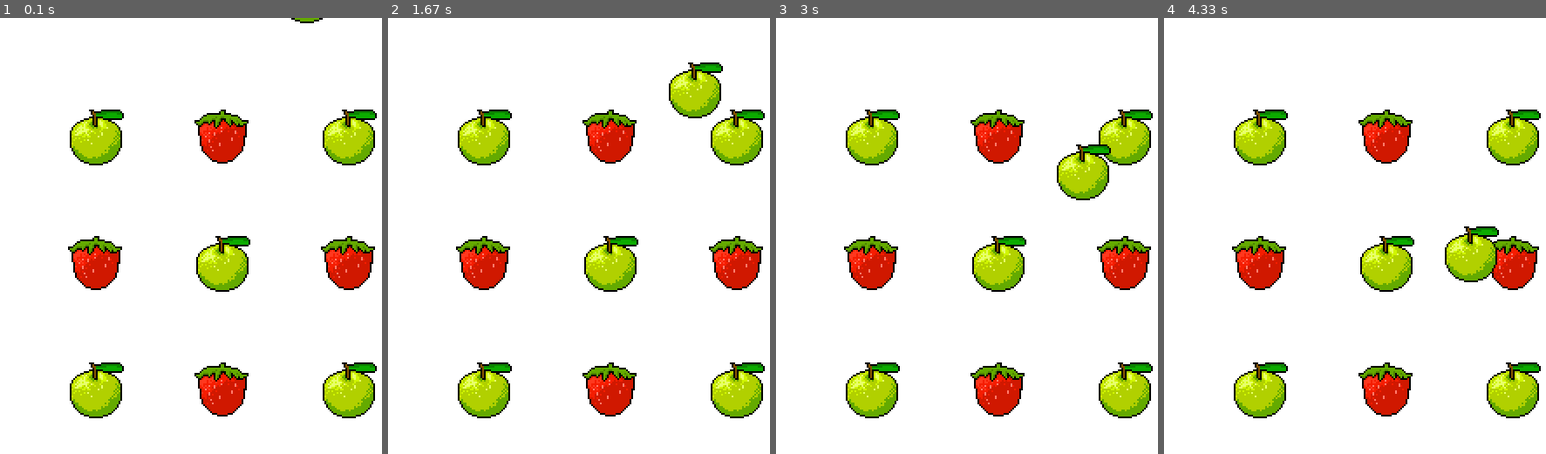
Above: before the commit, frames 1-4 (left to right).
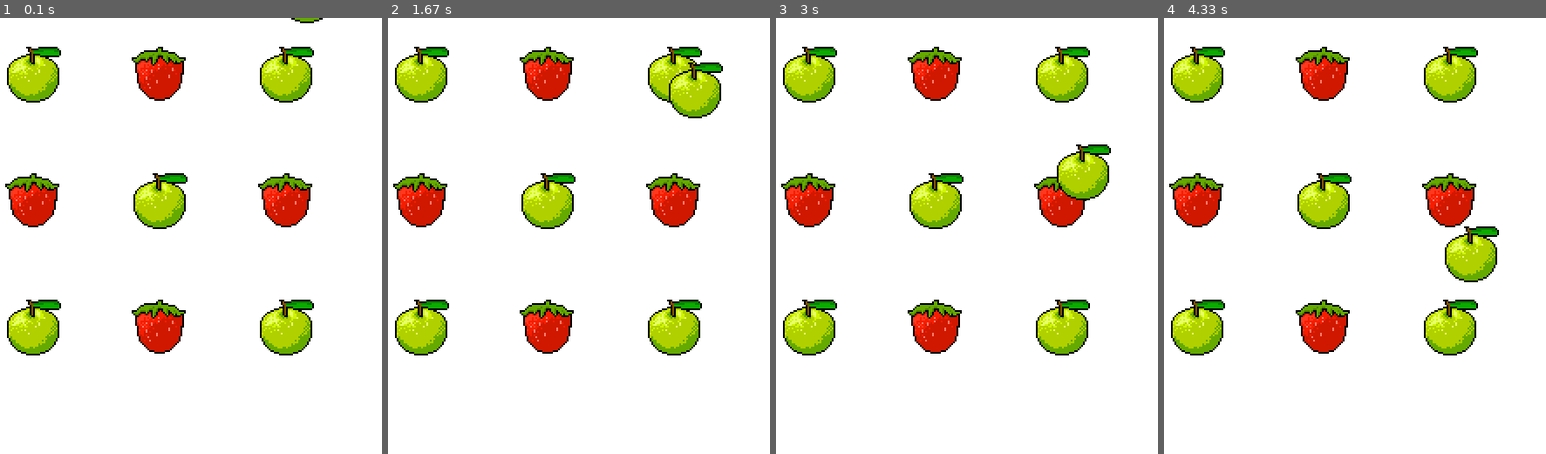
Above: after the commit, the same moments.

Repository: Joshkaki00/pygame-tutorial
Game: pygame game, started from game.py
The game is run twice, just before and just after one commit, with the same random seed, the same clock (stepped at 60 frames per second) and the same inputs.
Inputs:
- Up to frame 1 (0.1 s): no input
- Up to frame 2 (1.67 s): no input
- Up to frame 3 (3 s): no input
- Up to frame 4 (4.33 s): no input

The runs differ from the first frame. In frame 1, 24% of the frame differs, in the area x 1-99%, y 6-92%; in frame 2, 24%; in frame 3, 24%; in frame 4, 24%.

Commit message:
updated game

Diff:
--- a/game.py
+++ b/game.py
@@ -49,8 +49,8 @@
 spacing = 145
 total_width = (grid_size - 1) * spacing
 total_height = (grid_size - 1) * spacing
-start_x = (500 - total_width) / 2
-start_y = (500 - total_height) / 2
+start_x = (500 - total_width) // 2 - spacing // 2
+start_y = (500 - total_height) // 2 - spacing // 2
 
 # List to hold all GameObjects on grid
 objects = []
